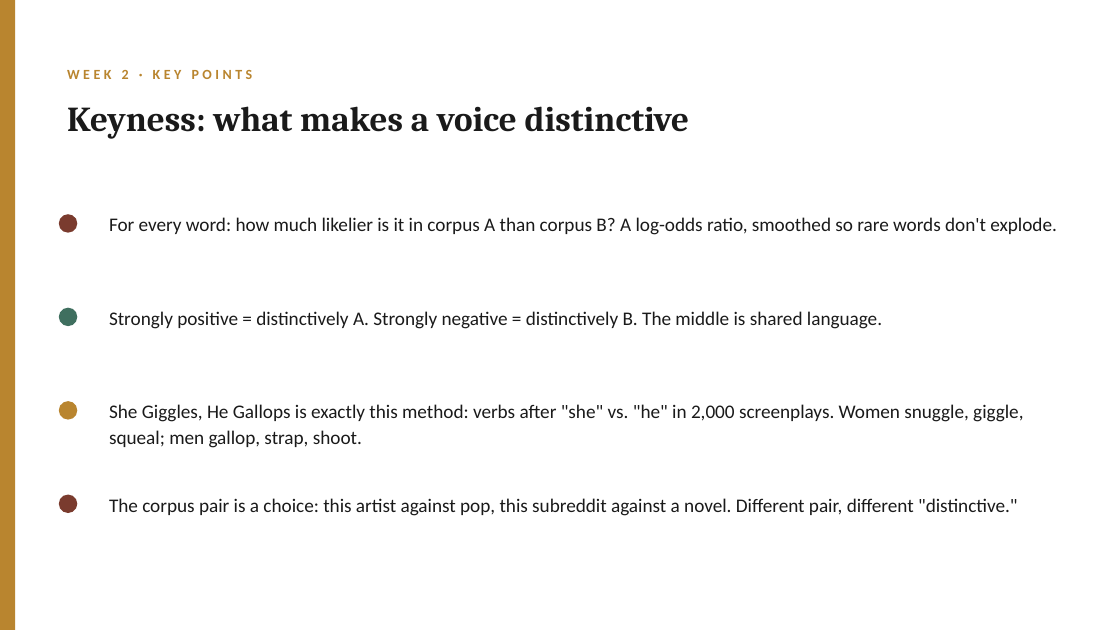
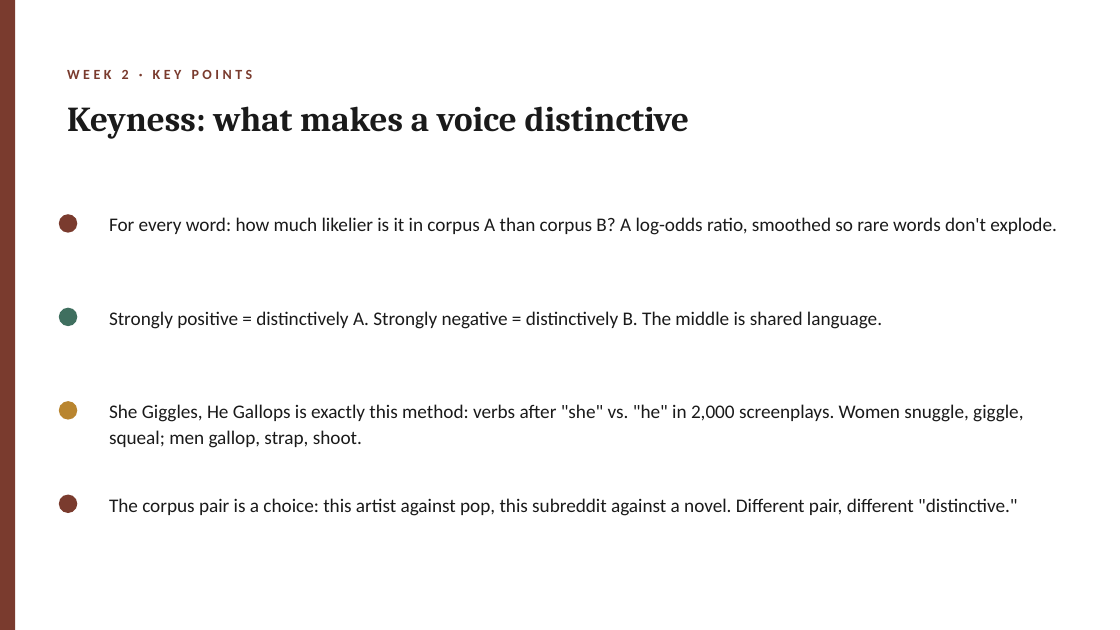
Before and after one commit to lucianli123/culture-as-data-2026, a slide deck: slide 7 of slides/pptx/week-02.pptx (slide 6 before the commit). Drawn at 1120x630 pixels with LibreOffice and Linux fonts; fonts in the diff are those of the drawing. Boxes give left, top, right and bottom in pixels: in the first picture for what was removed or moved away, otherwise in the second. Text is boxed around its words. In the diff, an @@ line names an element or a change of style, - is before the commit and + after.

```diff
--- a/slides/pptx/week-02.pptx
+++ b/slides/pptx/week-02.pptx
@@ rectangle at [0, 0, 15, 630]: fill #B9852F to #7A3B2E @@
@@ text "WEEK 2 · KEY POINTS" at [67, 70, 253, 79]: text colour #B9852F to #7A3B2E @@
```
Also in this commit, not shown: 2 other slides changed, 1 slide added, 15 other files.
